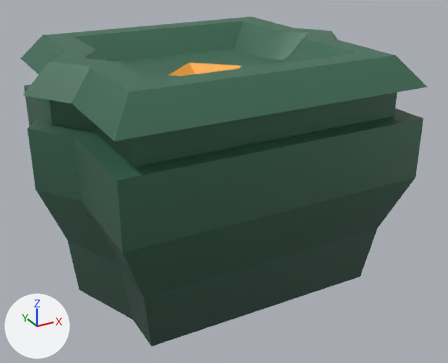
The FBX model The Demon King/Assets/Art/Props/SM_PillarTop_01.fbx: old version first, new version second.
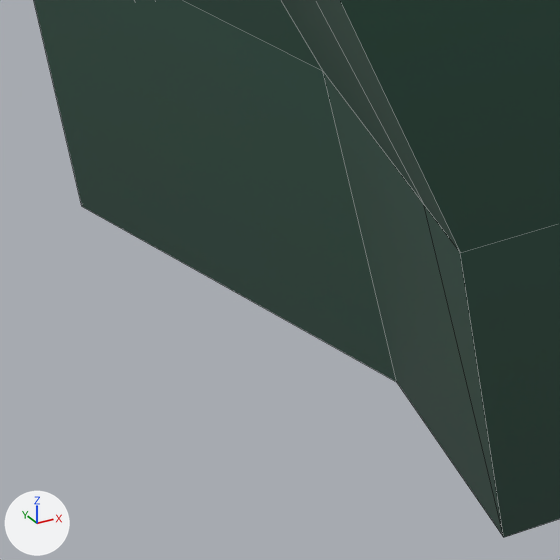
Old and new are each drawn whole from a 50 mm lens placed at (-2.337, -4.555, 2.991), pointed at (0.087, -0.148, 0.788) and again close up on the part from 15% to 36% of the width and 70% to 97% of the height. The axes (+X, +Y, +Z) are drawn at lower left. The lights are the same throughout. The close-ups show mesh edges as thin lines. Where no turn or scale is listed for an object, it has been applied to the vertices. Vertices at the same position are counted once.

Names of what the first close-up shows: 'SM_PillarTop_01'.
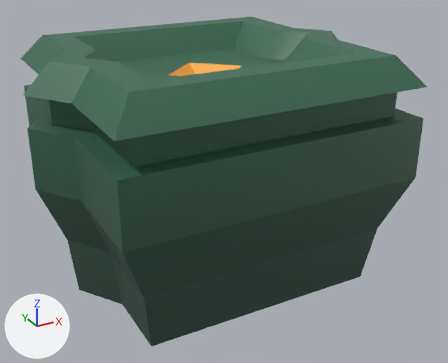
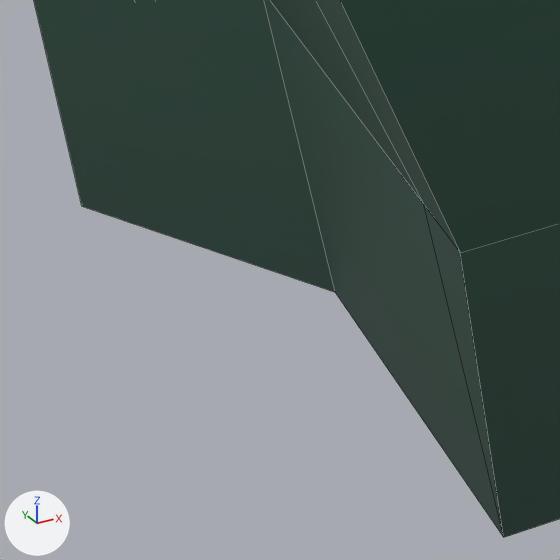
Boxes (x1, y1, x2, y2) around the edits, measured in the close-ups (560 x 560 px; the box of a moved part takes in the faces that stretch with it):
```json
{"part": 1, "of": "me_mesh", "change": "moved or reshaped", "before": [81, 0, 426, 393], "after": [81, 0, 426, 393]}
```

The change, as JSON lines over the scene's bpy script:
```json
{"block": "me_mesh", "where": "me_mesh.from_pydata(...)  # 136 vertices, 138 faces; spans x -1.5..1.5, y -1.25..1.25, z 0.0..1.97"}
{"block": "me_mesh", "where": "# used by ob_sm_pillartop_01; location = (0.0, 0.0, 0.0)"}
{"block": "me_mesh", "change": "me_mesh part 1"}
{"op": "set", "path": "me_mesh.vertices[5].co", "old": "(-1.0, -0.62, 0.0)", "new": "(-1.0, -0.39, 0.0)", "note": "pixel (396, 382) -> pixel (335, 292)"}
{"op": "set", "path": "me_mesh.vertices[15].co", "old": "(-1.06, -0.6, 0.5)", "new": "(-1.06, -0.36, 0.5)", "note": "pixel (322, 70) -> not seen"}
```
